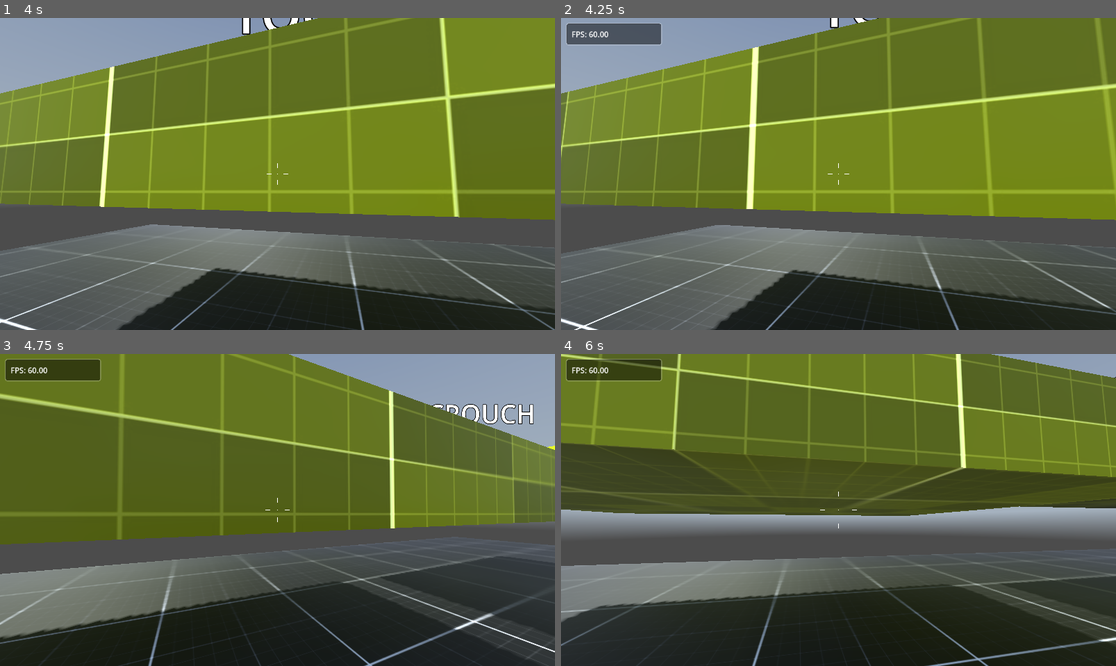
Above: before the commit, frames 1-4 (two rows, left to right).
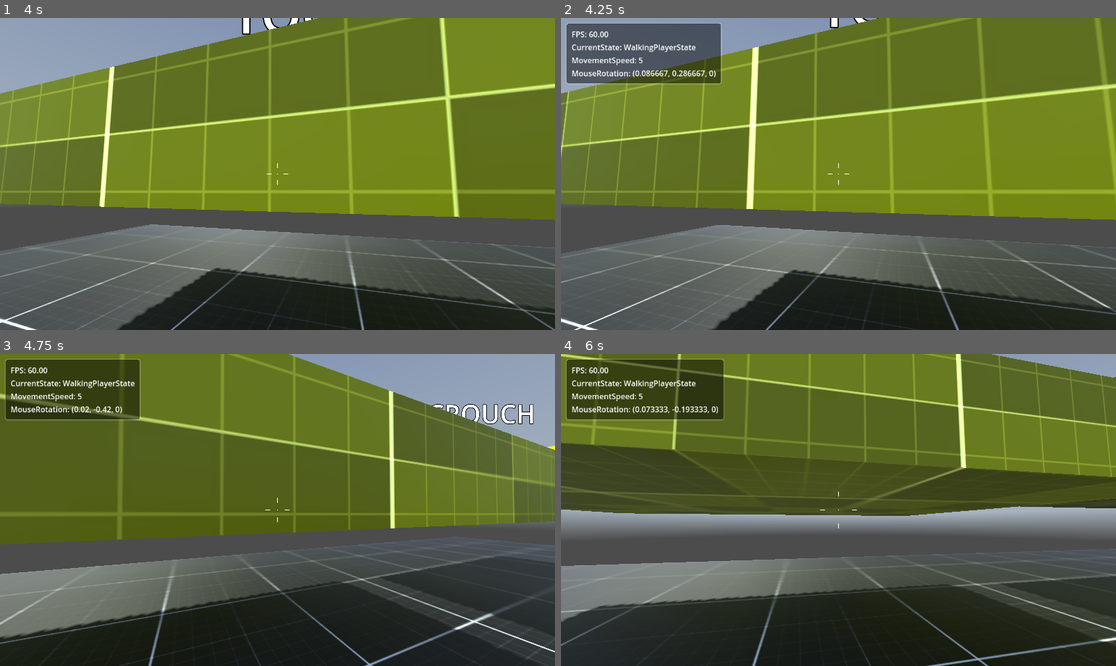
Above: after the commit, the same moments.

Repository: kiowe/shooter-game-godot
Game: Godot game, scene res://levels/level_002.tscn
Two runs of this game, one before a commit and one after it. Both use one fixed random seed, a clock stepped at 60 frames per second and the inputs below. This scene is started directly instead of the project's main scene. A sky picture missing from this copy of the repository is replaced by a grey-blue gradient.
Inputs (mouse positions are in pixels of both pictures, inside the frame that each line leads up to):
- Up to frame 1 (4 s): tap Enter at 0.5 s; move the mouse to (271, 180) at 0.52 s; hold C (crouch) 0.53-1.28 s; hold W (move_forward) 0.53-2.78 s; tap Space (jump) at 0.77, 1.52, 3.02, 3.77 s; move the mouse to (316, 177) at 1.27 s; tap C (crouch) at 1.35, 2.85 s; move the mouse to (233, 170) at 2.02 s; hold C (crouch) 2.03-2.78 s; move the mouse to (283, 174) at 2.77 s; hold A (move_left) 2.78-3.53 s; move the mouse to (255, 167) at 3.52 s; hold W (move_forward) from 3.53 s (still down); hold C (crouch) from 3.53 s (still down)
- Up to frame 2 (4.25 s): keep holding W (move_forward); keep holding C (crouch); tap ` (debug) at 4.15 s
- Up to frame 3 (4.75 s): keep holding W (move_forward); move the mouse to (305, 510) at 4.27 s; release C (crouch) at 4.28 s; tap C (crouch) at 4.35 s; tap Space (jump) at 4.52 s
- Up to frame 4 (6 s): move the mouse to (810, 510) at 5.02 s; hold C (crouch) 5.03-5.78 s; move the mouse to (849, 503) at 5.77 s; release W (move_forward) at 5.78 s; hold D (move_right) from 5.78 s (still down); tap C (crouch) at 5.85 s

Frame 1 is identical in both runs. In frame 2, 4.3% of the frame differs, in the area x 1-30%, y 1-22%; in frame 3, 3.7%; in frame 4, 4.5%, in the area x 0-30%, y 1-22%.

Commit message:
started working on the state machine

Diff:
--- a/controllers/fps_controller.tscn
+++ b/controllers/fps_controller.tscn
@@ -1,10 +1,13 @@
-[gd_scene load_steps=12 format=3 uid="uid://cfs4ecm5k44dn"]
+[gd_scene load_steps=15 format=3 uid="uid://cfs4ecm5k44dn"]
 
 [ext_resource type="Script" path="res://controllers/scripts/fps_controller.gd" id="1_pgc1p"]
 [ext_resource type="Material" uid="uid://b4gwd5h7ixvct" path="res://materials/player.tres" id="2_gldw4"]
 [ext_resource type="Script" path="res://scripts/reticle.gd" id="3_a5wxi"]
 [ext_resource type="Theme" uid="uid://cy8ix3em5itmm" path="res://ui/themes/debug.tres" id="4_7ss55"]
 [ext_resource type="Script" path="res://scripts/debug.gd" id="5_lbikq"]
+[ext_resource type="Script" path="res://scripts/state_machine.gd" id="6_gjc3i"]
+[ext_resource type="Script" path="res://controllers/scripts/idle_player_state.gd" id="7_sfdku"]
+[ext_resource type="Script" path="res://controllers/scripts/walking_player_state.gd" id="8_t5trl"]
 
 [sub_resource type="CapsuleShape3D" id="CapsuleShape3D_y0msm"]
 
@@ -188,4 +191,14 @@
 unique_name_in_owner = true
 layout_mode = 2
 
+[node name="PlayerStateMachine" type="Node" parent="." node_paths=PackedStringArray("CURRENT_STATE")]
+script = ExtResource("6_gjc3i")
+CURRENT_STATE = NodePath("IdlePlayerState")
+
+[node name="IdlePlayerState" type="Node" parent="PlayerStateMachine"]
+script = ExtResource("7_sfdku")
+
+[node name="WalkingPlayerState" type="Node" parent="PlayerStateMachine"]
+script = ExtResource("8_t5trl")
+
 [connection signal="animation_started" from="AnimationPlayer" to="." method="_on_animation_player_animation_started"]
--- a/controllers/scripts/fps_controller.gd
+++ b/controllers/scripts/fps_controller.gd
@@ -61,6 +61,8 @@
 	_tilt_input = 0.0
 
 func _ready():
+	Global.player = self
+
 	# Get mouse input
 	Input.mouse_mode = Input.MOUSE_MODE_CAPTURED
 
@@ -71,10 +73,14 @@
 	CROUCH_SHAPECAST.add_exception($".")
 
 func _physics_process(delta: float) -> void:
+	Global.debug.add_property("MovementSpeed", _speed, 2)
+	Global.debug.add_property("MouseRotation", _mouse_rotation, 3)
+
 	# Add the gravity.
 	if not is_on_floor():
 		velocity.y -= gravity * delta
 
+	# Update camera movement based on mouse movement
 	_update_camera(delta)
 
 	# Handle jump.
--- /dev/null
+++ b/controllers/scripts/idle_player_state.gd
@@ -0,0 +1,7 @@
+class_name IdlePlayerState
+
+extends State
+
+func update(delta: float):
+	if Global.player.velocity.length() > 0.0:
+		transition.emit("WalkingPlayerState")
--- /dev/null
+++ b/controllers/scripts/walking_player_state.gd
@@ -0,0 +1,7 @@
+class_name WalkingPlayerState
+
+extends State
+
+func update(delta: float):
+	if Global.player.velocity.length() == 0.0:
+		transition.emit("IdlePlayerState")
--- a/scripts/debug.gd
+++ b/scripts/debug.gd
@@ -2,7 +2,6 @@
 
 @onready var property_container = %VBoxContainer
 
-var property
 var frames_per_second : String
 
 func _ready() -> void:
@@ -11,20 +10,33 @@
 
 	# Hide debug panel on load
 	visible = false
-	add_debug_property("FPS", frames_per_second)
+
 
 func _process(delta: float) -> void:
-	if visible:
-		frames_per_second = "%.2f" % (1.0/delta)
-		property.text = property.name + ": " + frames_per_second
+	frames_per_second = "%.2f" % (1.0/delta)
+	Global.debug.add_property("FPS", frames_per_second, 0)
+
 
 func _input(event: InputEvent) -> void:
 	# Toggle debug panel
 	if event.is_action_pressed("debug"):
 		visible = !visible
 
-func add_debug_property(title: String, value):
-	property = Label.new() # Create a new lable node
-	property_container.add_child(property) # Add new node as child to vbox container
-	property.name = title # Set name to title
-	property.text = property.name + value
+func add_property(title: String, value, order):
+	var target
+	target = property_container.find_child(title, true, false) # Try to find label with same name
+	if !target: # If target is no current label node for property
+		target = Label.new() # Create new label node
+		property_container.add_child(target) # Add new node as child to vbox container
+		target.name = title # Set name to title
+		target.text = target.name + ": " + str(value) # Set text value
+	elif visible:
+		target.text = title + ": " + str(value) # Update text value
+		property_container.move_child(target, order) # Reorder property based on given order value
+
+
+#func add_debug_property(title: String, value):
+	#property = Label.new() # Create a new lable node
+	#property_container.add_child(property) # Add new node as child to vbox container
+	#property.name = title # Set name to title
+	#property.text = property.name + value
--- a/scripts/global.gd
+++ b/scripts/global.gd
@@ -1,3 +1,4 @@
 extends Node
 
 var debug # Refernce to debugpanel for debug property assignment
+var player
--- /dev/null
+++ b/scripts/state.gd
@@ -0,0 +1,17 @@
+class_name State
+
+extends Node
+
+signal transition(new_state_name: StringName)
+
+func enter() -> void:
+	pass
+
+func exit() -> void:
+	pass
+
+func update(delta: float) -> void:
+	pass
+
+func physics_update(delta: float) -> void:
+	pass
--- /dev/null
+++ b/scripts/state_machine.gd
@@ -0,0 +1,33 @@
+class_name StateMachine
+
+extends Node
+
+@export var CURRENT_STATE : State
+var states : Dictionary = {}
+
+func _ready():
+	for child in get_children():
+		if child is State:
+			states[child.name] = child
+			child.transition.connect(on_child_transition)
+		else:
+			push_warning("The state machine contains an incompatible child node!")
+
+	CURRENT_STATE.enter()
+
+func _process(delta: float) -> void:
+	CURRENT_STATE.update(delta)
+	Global.debug.add_property("CurrentState", CURRENT_STATE.name, 1)
+
+func _physics_process(delta: float) -> void:
+	CURRENT_STATE.physics_update(delta)
+
+func on_child_transition(new_state_name: StringName) -> void:
+	var new_state = states.get(new_state_name)
+	if new_state != null:
+		if new_state != CURRENT_STATE:
+			CURRENT_STATE.exit()
+			new_state.enter()
+			CURRENT_STATE = new_state
+	else:
+		push_warning("State does not exist!")
